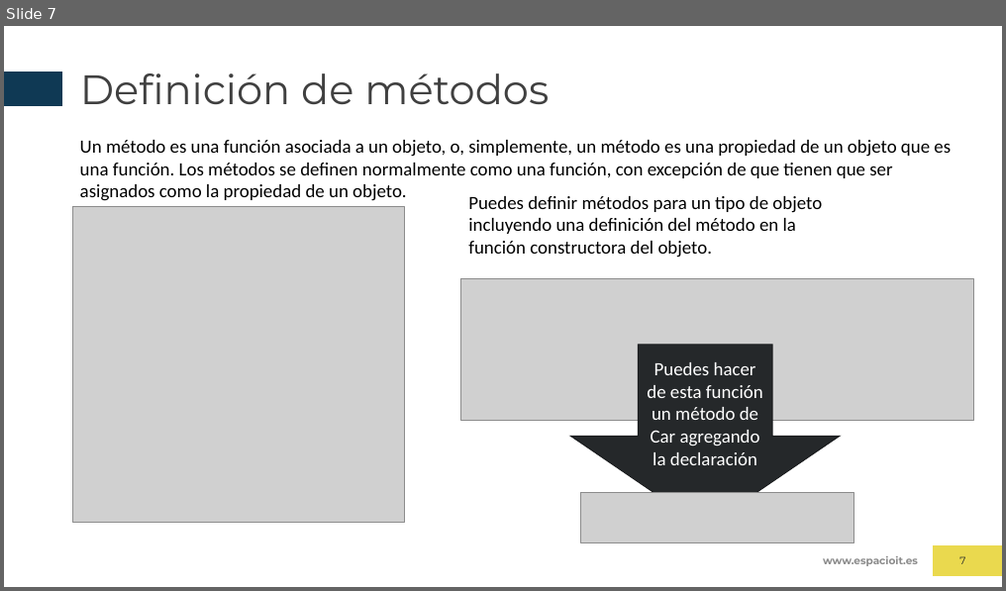
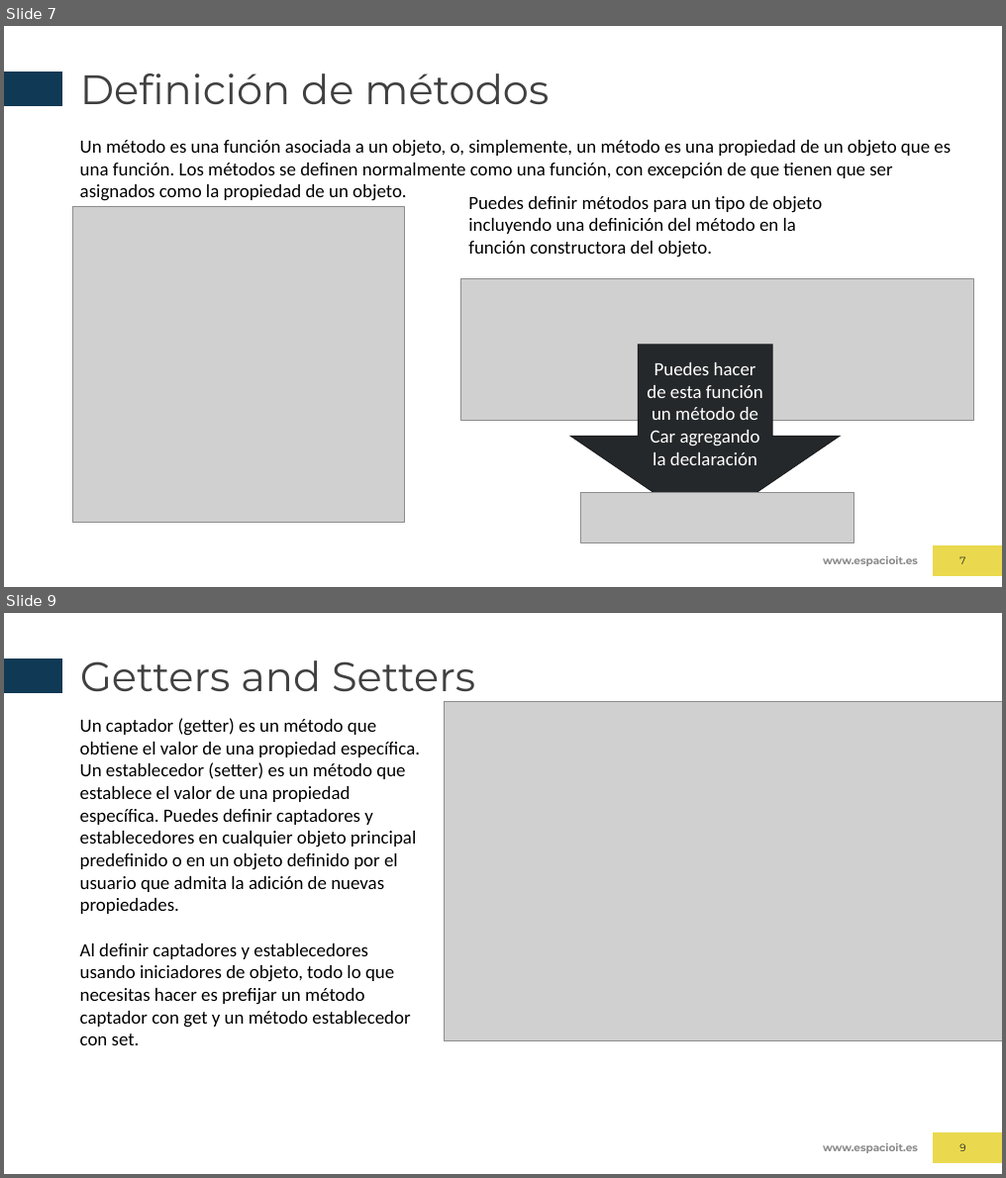
Before and after one commit to javiercuende/formacionWeb, a slide deck: JAVASCRIPT/TEMA 5.pptx. Shown one above the other, each under a label of ours: slide 7 before the commit, slides 7 and 9 after it; the slides between them are not shown. The pictures are 1006x591 and 1006x1178 pixels, drawn with LibreOffice and Linux fonts; fonts in the diff are those of the drawing; grey boxes stand for pictures; background and template pictures are left out. Boxes give left, top, right and bottom in pixels: in the first picture for what was removed or moved away, otherwise in the second. Text is boxed around its words. In the diff, an @@ line names an element or a change of style, - is before the commit and + after.

```diff
--- a/JAVASCRIPT/TEMA 5.pptx
+++ b/JAVASCRIPT/TEMA 5.pptx
@@ slide 9 added at [4, 613, 1002, 1174], background #FFFFFF; not listed: 3 template elements that a slide beside it also shows @@
@@ title added at [80, 661, 475, 702], 39.6 pt, text #404040 @@
+Getters and Setters
@@ picture added at [445, 701, 1002, 1042] @@
@@ text added at [80, 718, 420, 1046], 18 pt, text #000000 @@
+Un captador (getter) es un método que obtiene el valor de una propiedad específica.
+Un establecedor (setter) es un método que establece el valor de una propiedad específica. Puedes definir captadores y establecedores en cualquier objeto principal predefinido o en un objeto definido por el usuario que admita la adición de nuevas propiedades.
+Al definir captadores y establecedores usando iniciadores de objeto, todo lo que necesitas hacer es prefijar un método captador con get y un método establecedor con set.
@@ page number added at [959, 1144, 965, 1152], 10 pt, text #25282A @@
+9
```
Also in this commit, not shown: 1 slide changed.
